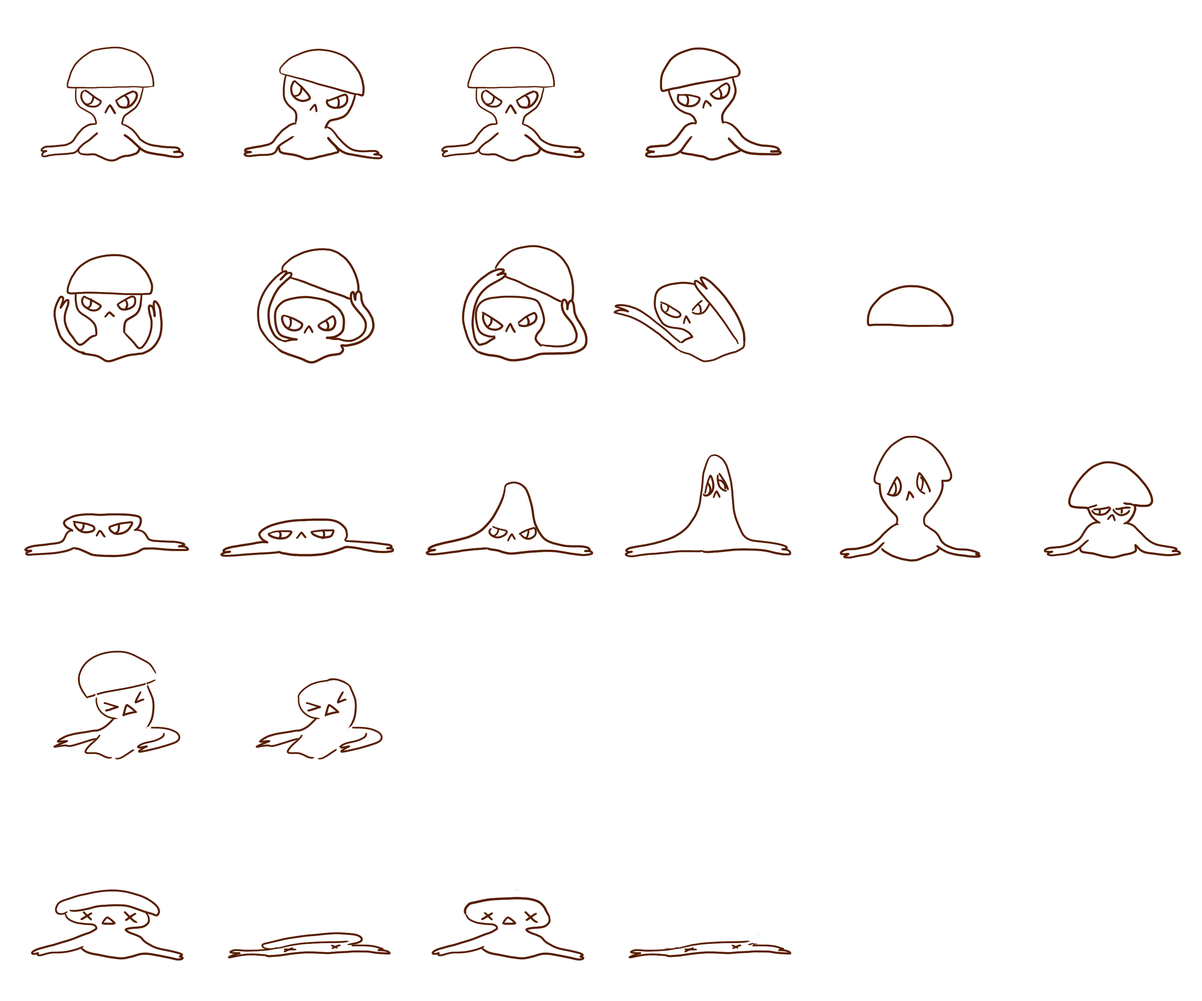
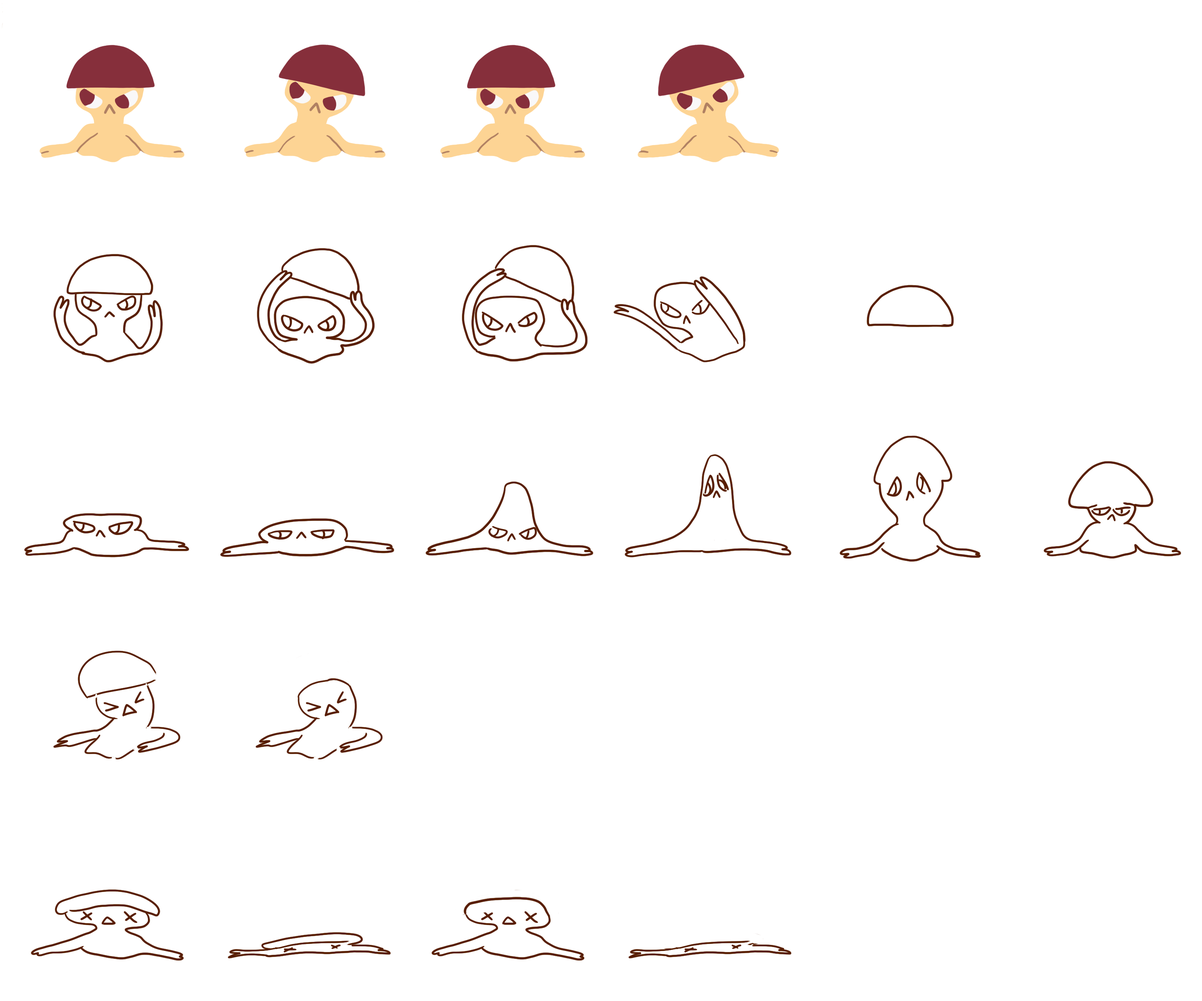
Layers edited between the first and the second w=1202, h=1001 image:
added layer "Layer 44 copy 2" above "Layer 45" over (637, 44, 780, 163)
added layer "Layer 45" above "Group 4" over (679, 146, 741, 163)
hid group "Group 4" (2 layers) over (637, 44, 783, 162)
added layer "Layer 41 copy" above "Group 3" over (418, 1, 586, 163)
hid group "Group 3" (2 layers) over (418, 1, 585, 162)
added layer "Layer 44" above "Group 2" over (243, 44, 386, 163)
hid group "Group 2" (2 layers), opacity 100% → 51% over (243, 44, 383, 161)
added layer "Layer 41" above "Layer 40" over (1, 3, 185, 163)
hid group "Group 1" (2 layers) over (1, 3, 185, 162)
